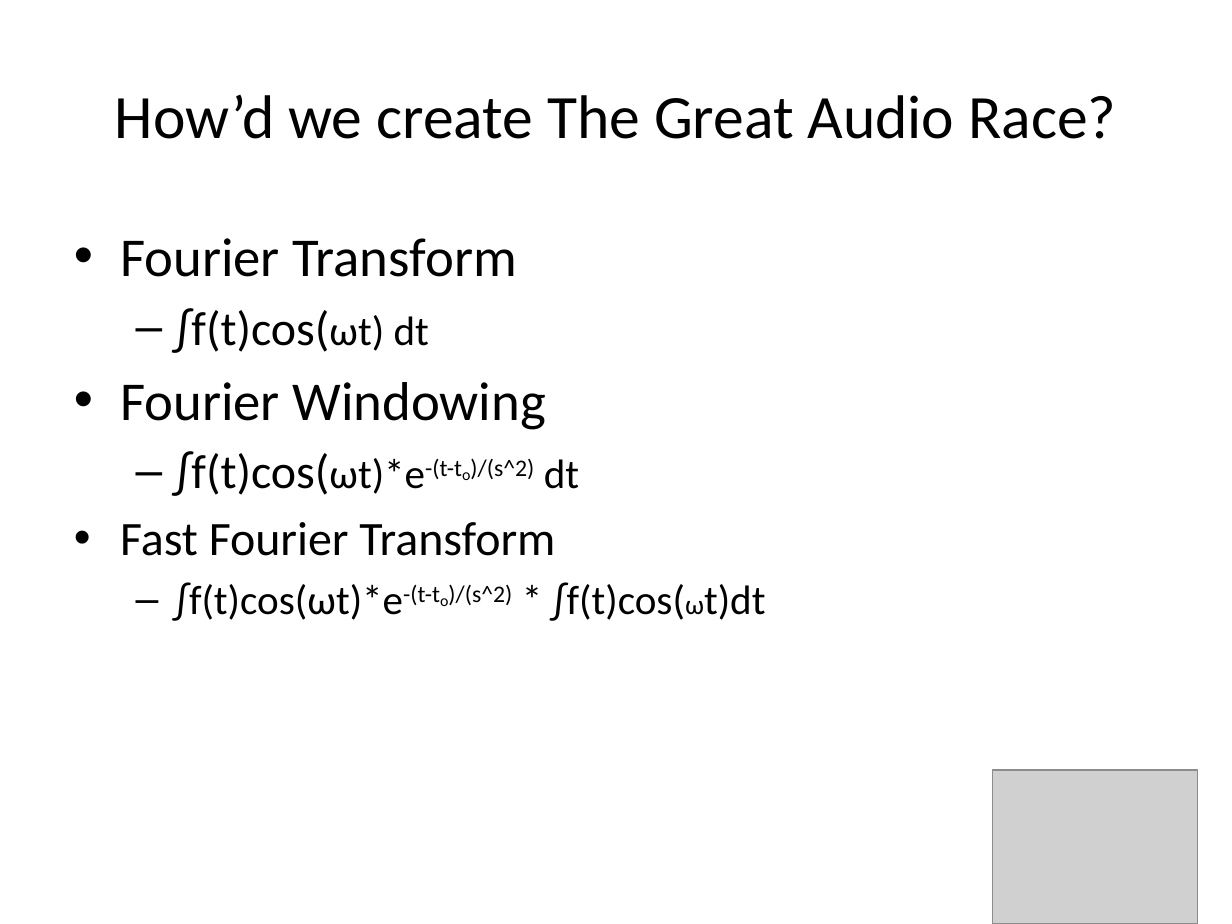
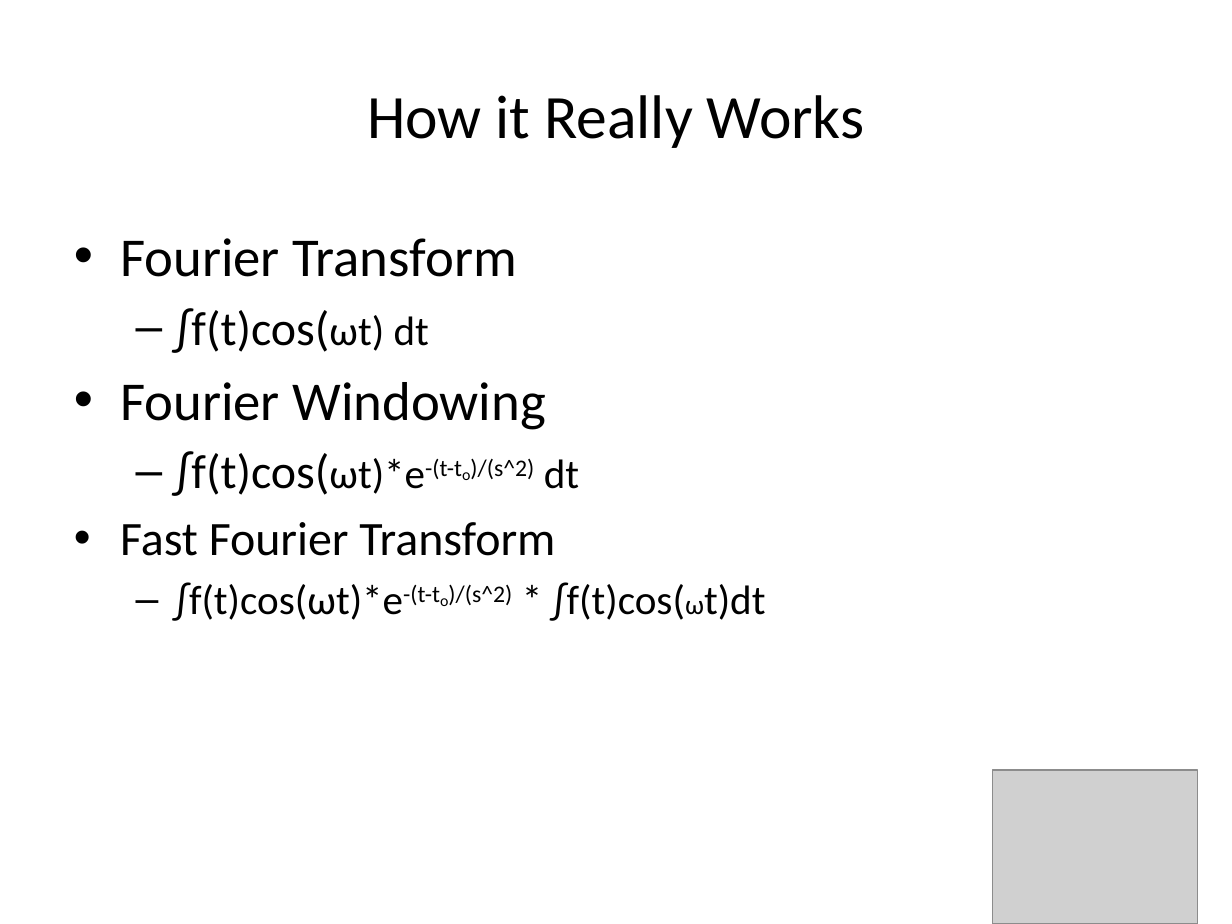
Before and after one commit to amlees/The-Great-Audio-Race, a slide deck: slide 7 of presenationTWO.pptx (slide 6 before the commit). Drawn at 1232x924 pixels with LibreOffice and Linux fonts; fonts in the diff are those of the drawing; grey boxes stand for pictures. Boxes give left, top, right and bottom in pixels: in the first picture for what was removed or moved away, otherwise in the second. Text is boxed around its words. In the diff, an @@ line names an element or a change of style, - is before the commit and + after.

```diff
--- a/presenationTWO.pptx
+++ b/presenationTWO.pptx
@@ title at [367,95,865,148]: text changed @@
-How’d we create The Great Audio Race?
+How it Really Works
```
Also in this commit, not shown: 7 other slides changed, 5 slides added, 7 slides removed, 1 other file.
